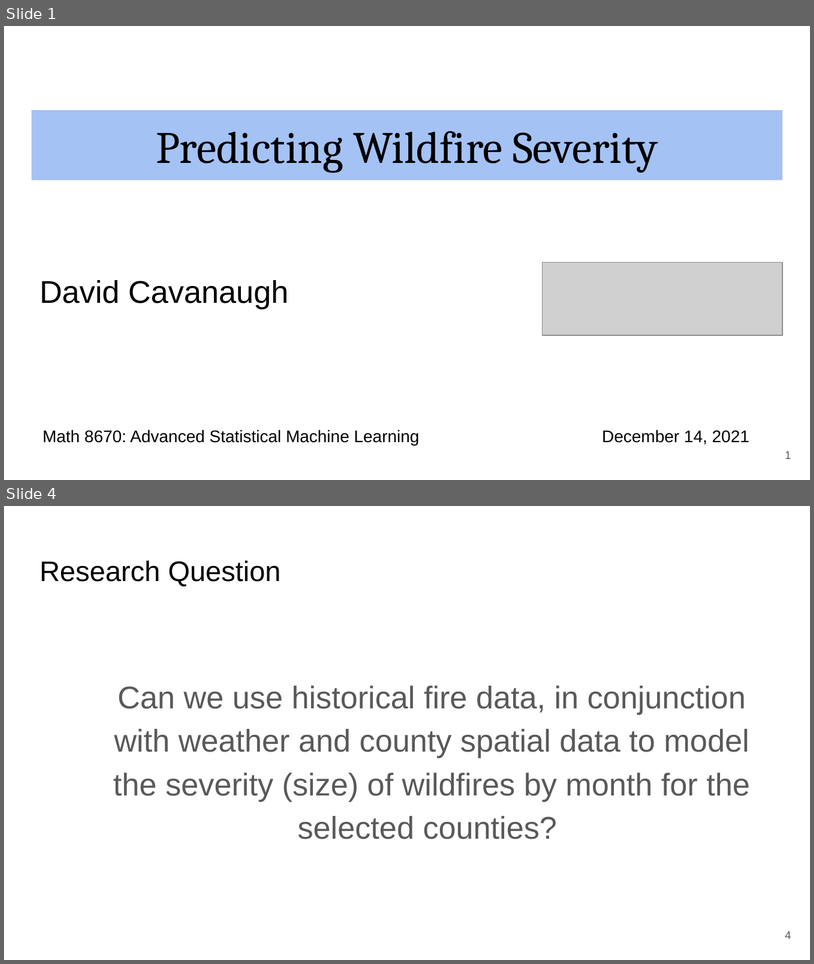
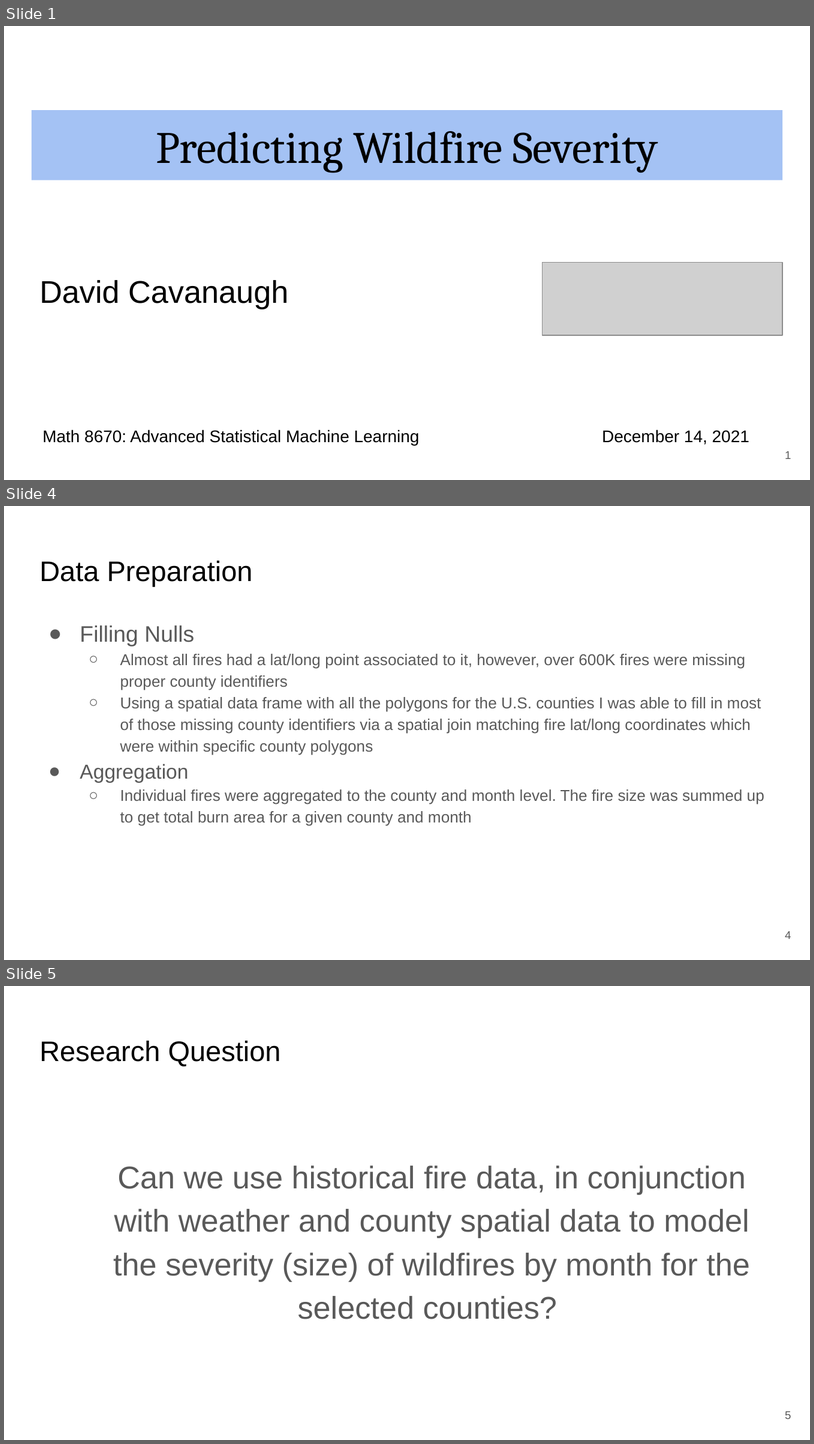
Before and after one commit to DCavanaugh98/WildfireMLProject, a slide deck: Math 8670 Final Project.pptx. Shown one above the other, each under a label of ours: slides 1 and 4 before the commit, slides 1, 4 and 5 after it; the slides between them are not shown. The pictures are 814x964 and 814x1444 pixels, drawn with LibreOffice and Linux fonts; fonts in the diff are those of the drawing; grey boxes stand for pictures. Boxes give left, top, right and bottom in pixels: in the first picture for what was removed or moved away, otherwise in the second. Text is boxed around its words. In the diff, an @@ line names an element or a change of style, - is before the commit and + after.

```diff
--- a/Math 8670 Final Project.pptx
+++ b/Math 8670 Final Project.pptx
@@ slide 4 added at (x1=4, y1=506, x2=810, y2=960), background #FFFFFF @@
@@ title added at (x1=39, y1=561, x2=253, y2=586), 25.2 pt, text #000000 @@
+Data Preparation
@@ text added at (x1=80, y1=625, x2=765, y2=826), 14 pt, text #595959 @@
+● Filling Nulls
+  ○ Almost all fires had a lat/long point associated to it, however, over 600K fires were missing proper county identifiers
+  ○ Using a spatial data frame with all the polygons for the U.S. counties I was able to fill in most of those missing county identifiers via a spatial join matching fire lat/long coordinates which were within specific county polygons
+● Aggregation
+  ○ Individual fires were aggregated to the county and month level. The fire size was summed up to get total burn area for a given county and month
@@ page number added at (x1=785, y1=931, x2=791, y2=939), 10 pt, text #595959 @@
+4
@@ what was slide 4 is now slide 5 @@
@@ page number at (x1=785, y1=1411, x2=791, y2=1419): text changed @@
-4
+5
```
Also in this commit, not shown: 12 slides changed, 4 other slides added, 1 slide removed, 12 other files.
